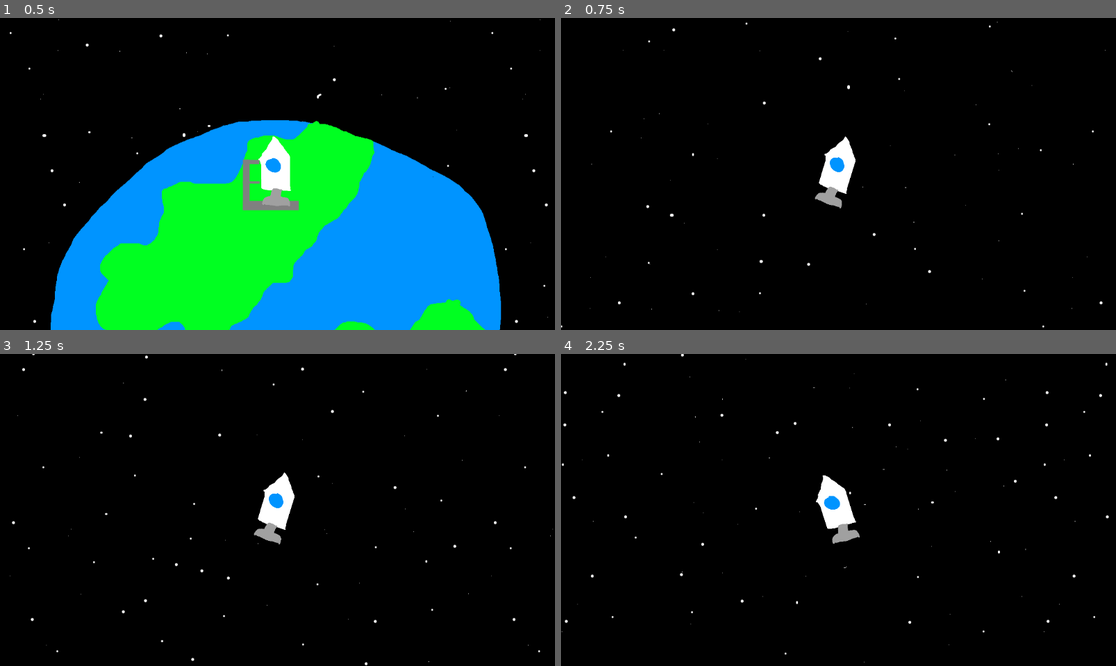
Above: before the commit, frames 1-4 (two rows, left to right).
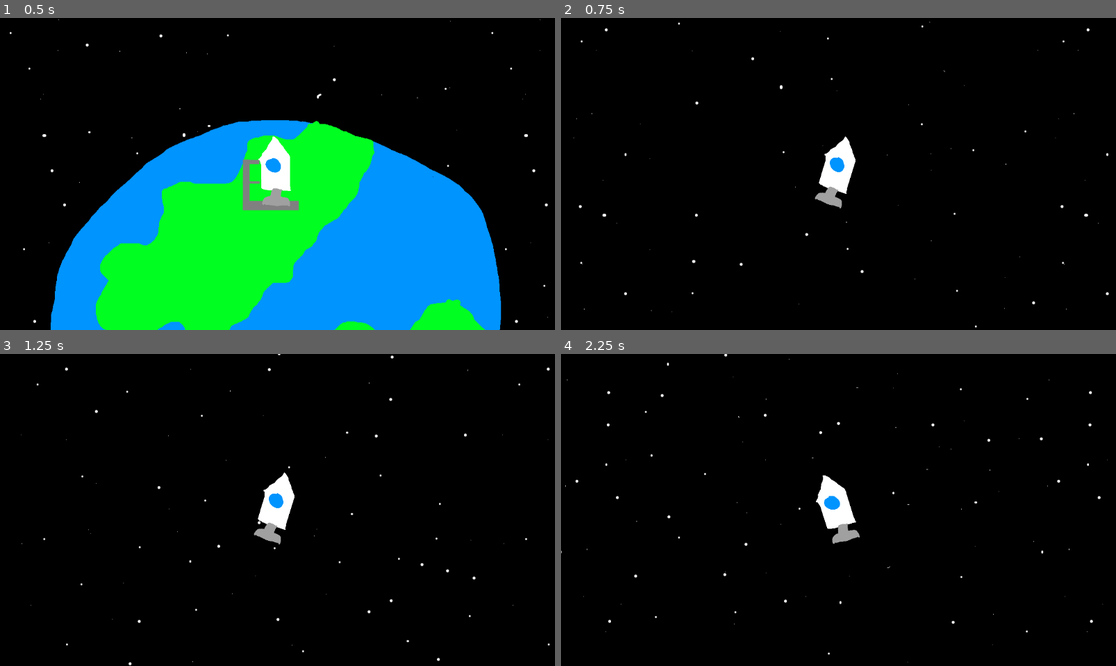
Above: after the commit, the same moments.

Repository: Simonandadog/the-most-videogame
Game: Godot game, scene res://scenes/main.tscn
Same seed, same stepped clock (60 frames per second), same inputs: the game is played once before the commit and once after it.
Inputs:
- Up to frame 1 (0.5 s): no input
- Up to frame 2 (0.75 s): tap Enter at 0.5 s; hold D (right) from 0.53 s (still down); tap Space (ASCEND) at 0.6 s
- Up to frame 3 (1.25 s): keep holding D (right)
- Up to frame 4 (2.25 s): tap E (shoot) at 1.35 s; release D (right) at 2.03 s; hold A (left) from 2.03 s (still down); tap Space (ASCEND) at 2.1 s

Frame 1 is identical in both runs. In frame 2, 0.3% of the frame differs, in the area x 0-99%, y 1-100%; in frame 3, 0.4%; in frame 4, 0.5%, in the area x 0-99%, y 0-99%.
Error in both runs: Attempt to call function 'instantiate' in base 'null instance' on a null instance. (res://scripts/character_body_2d.gd:16)

Commit message:
what changed?

Diff:
--- a/scripts/character_body_2d.gd
+++ b/scripts/character_body_2d.gd
@@ -3,7 +3,7 @@
 @onready var area_2d_bullet: Area2D = $"/scenes/area_2d_bullet"
 
 
-const SPEED = 300.0
+const SPEED = 1000.0
 const JUMP_VELOCITY = -4000.0
 var fuel = 999999999999999
 var distance = 0
